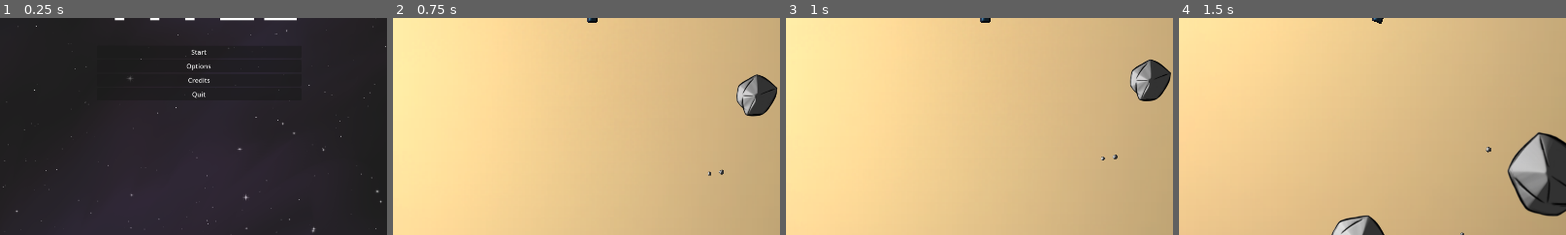
Above: before the commit, frames 1-4 (left to right).
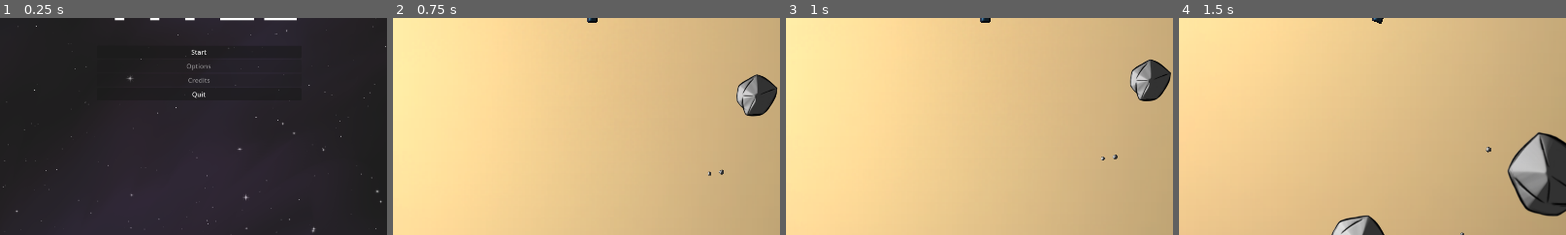
Above: after the commit, the same moments.

Repository: Aroweeri/gmtk2025
Game: Godot game, scene res://scenes/MainMenu.tscn
Same seed, same stepped clock (60 frames per second), same inputs: the game is played once before the commit and once after it. The engine's default icon, where the game draws it, is replaced by a stand-in: a white triangle on a blue panel in a dark square.
Inputs:
- Up to frame 1 (0.25 s): no input
- Up to frame 2 (0.75 s): click "Start" at 0.5 s
- Up to frame 3 (1 s): no input
- Up to frame 4 (1.5 s): hold Up (ui_up) from 1.28 s (still down); hold 1 (zoom1) from 1.28 s (still down)
The pictures show only the part of the screen within x 24-74%, y 50-100%; the shares and areas given below are measured in that part.

The runs differ from the first frame. In frame 1, 0.1% of the frame differs, in the area x 33-67%, y 20-30%; in frame 2, nothing differs; in frame 3, nothing differs; in frame 4, nothing differs.

Commit message:
Add music.

Diff:
--- a/scenes/Main.tscn
+++ b/scenes/Main.tscn
@@ -9,6 +9,7 @@
 [ext_resource type="Texture2D" uid="uid://b8lhxbmwq6pew" path="res://assets/2d_lights_and_shadows_neutral_point_light.webp" id="6_nxtc6"]
 [ext_resource type="Texture2D" uid="uid://dwrufhrusf85g" path="res://assets/Space.png" id="7_q8u5g"]
 [ext_resource type="AudioStream" uid="uid://dbjebr5jp0l12" path="res://assets/oof.ogg" id="8_jlsqs"]
+[ext_resource type="AudioStream" uid="uid://disjmopfasxnc" path="res://assets/Stream Loops 2024-03-20_02.ogg" id="10_lhr70"]
 
 [sub_resource type="CanvasTexture" id="CanvasTexture_jlsqs"]
 diffuse_texture = ExtResource("1_rvslj")
@@ -99,5 +100,10 @@
 stream = ExtResource("8_jlsqs")
 volume_db = -6.093
 
+[node name="BackgroundMusic" type="AudioStreamPlayer" parent="."]
+stream = ExtResource("10_lhr70")
+volume_db = -10.0
+autoplay = true
+
 [connection signal="healthLost" from="PlayerRotator/Player" to="." method="_on_player_health_lost"]
 [connection signal="playerDied" from="PlayerRotator/Player" to="." method="_on_player_player_died"]
--- a/scenes/MainMenu.tscn
+++ b/scenes/MainMenu.tscn
@@ -1,8 +1,9 @@
-[gd_scene load_steps=4 format=3 uid="uid://401dukv06l6f"]
+[gd_scene load_steps=5 format=3 uid="uid://401dukv06l6f"]
 
 [ext_resource type="Script" uid="uid://dar3mxenb0yy5" path="res://scripts/main_menu.gd" id="1_2wh52"]
 [ext_resource type="Texture2D" uid="uid://dwrufhrusf85g" path="res://assets/Space.png" id="2_ow34m"]
 [ext_resource type="Texture2D" uid="uid://chw70u2c8siwq" path="res://assets/Sun.png" id="3_l72w3"]
+[ext_resource type="AudioStream" uid="uid://bq6q3nuu6en2n" path="res://assets/Ludum Dare 30 - 07.ogg" id="4_ow34m"]
 
 [node name="Control" type="Control"]
 layout_mode = 3
@@ -35,10 +36,12 @@
 
 [node name="OptionsButton" type="Button" parent="CenterContainer/VBoxContainer"]
 layout_mode = 2
+disabled = true
 text = "Options"
 
 [node name="CreditsButton" type="Button" parent="CenterContainer/VBoxContainer"]
 layout_mode = 2
+disabled = true
 text = "Credits"
 
 [node name="QuitButton" type="Button" parent="CenterContainer/VBoxContainer"]
@@ -71,6 +74,11 @@
 grow_vertical = 2
 texture = ExtResource("3_l72w3")
 
+[node name="AudioStreamPlayer" type="AudioStreamPlayer" parent="."]
+stream = ExtResource("4_ow34m")
+volume_db = -10.0
+autoplay = true
+
 [connection signal="pressed" from="CenterContainer/VBoxContainer/StartButton" to="." method="_on_start_button_pressed"]
 [connection signal="pressed" from="CenterContainer/VBoxContainer/OptionsButton" to="." method="_on_options_button_pressed"]
 [connection signal="pressed" from="CenterContainer/VBoxContainer/CreditsButton" to="." method="_on_credits_button_pressed"]
Not shown, added: assets/Ludum Dare 30 - 07.ogg.import
Not shown, added: assets/Stream Loops 2024-03-20_02.ogg.import
Not shown: 1 places in scenes/Main.tscn that only renumber resources
Not shown, added: assets/Ludum Dare 30 - 07.ogg
Not shown, added: assets/Stream Loops 2024-03-20_02.ogg
